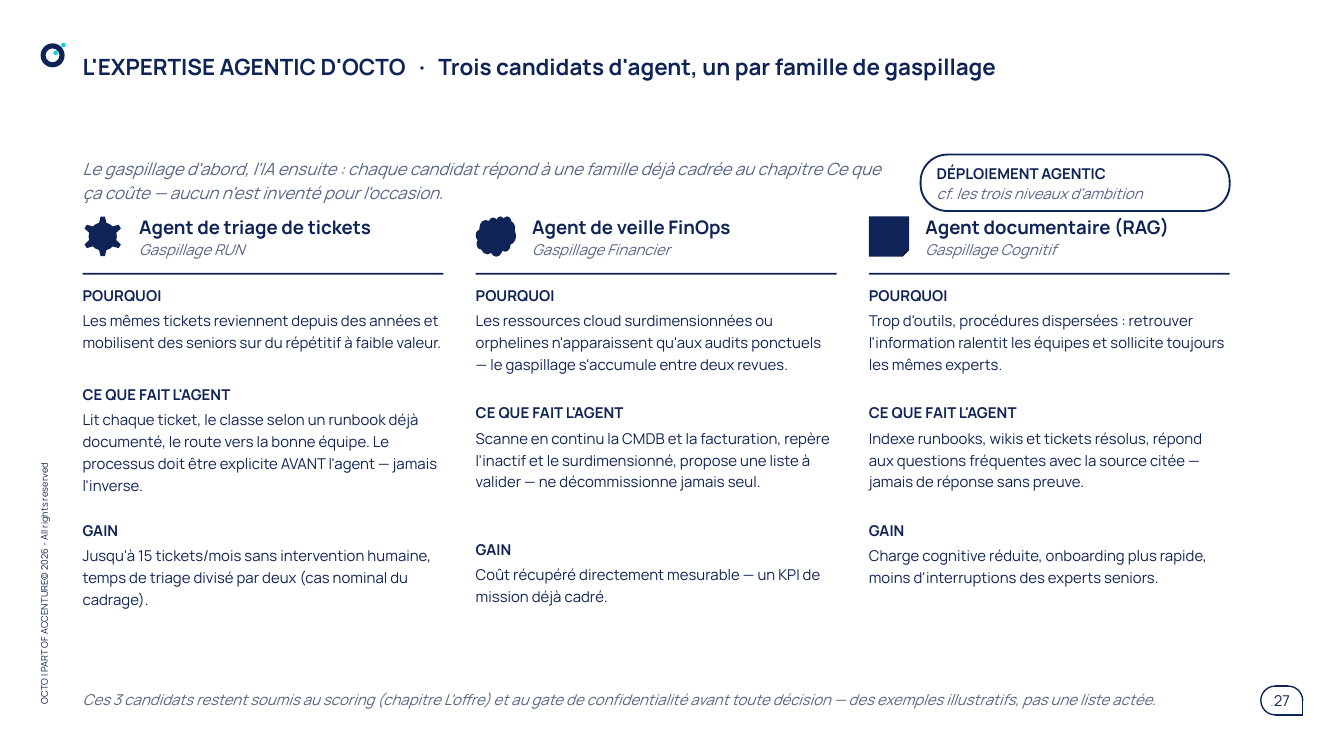
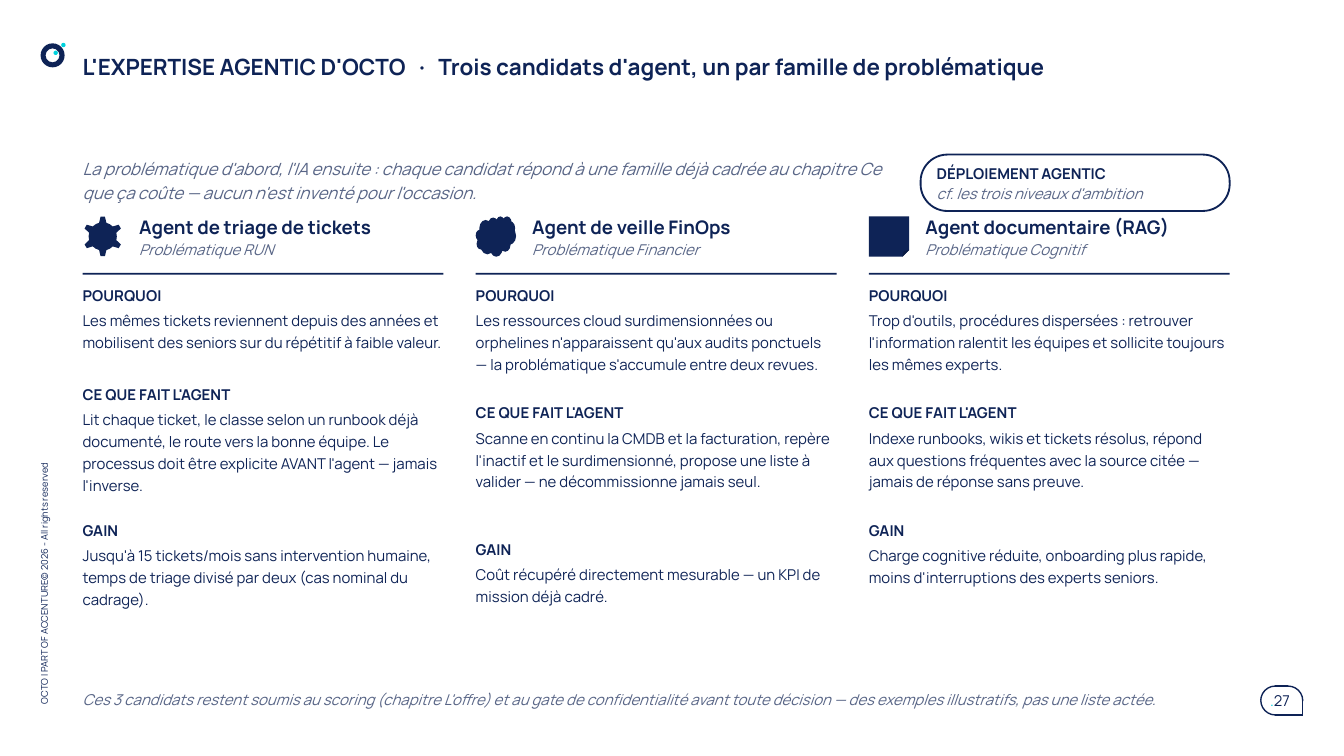
Before and after one commit to claudecamus-dot/Vscode3, a slide deck: slide 27 of docs/cadrage-ppt/bmad-iap-cadrage-synthese.pptx. Drawn at 1344x756 pixels with LibreOffice and Linux fonts; fonts in the diff are those of the drawing. Boxes give left, top, right and bottom in pixels: in the first picture for what was removed or moved away, otherwise in the second. Text is boxed around its words. In the diff, an @@ line names an element or a change of style, - is before the commit and + after.

```diff
--- a/docs/cadrage-ppt/bmad-iap-cadrage-synthese.pptx
+++ b/docs/cadrage-ppt/bmad-iap-cadrage-synthese.pptx
@@ title at [83,57,1044,81]: text changed @@
-L'EXPERTISE AGENTIC D'OCTO · Trois candidats d'agent, un par famille de gaspillage
+L'EXPERTISE AGENTIC D'OCTO · Trois candidats d'agent, un par famille de problématique
@@ text at [83,162,881,203]: text changed @@
-Le gaspillage d'abord, l'IA ensuite : chaque candidat répond à une famille déjà cadrée au chapitre Ce que ça coûte — aucun n'est inventé pour l'occasion.
+La problématique d'abord, l'IA ensuite : chaque candidat répond à une famille déjà cadrée au chapitre Ce que ça coûte — aucun n'est inventé pour l'occasion.
@@ text at [139,243,273,259]: text changed @@
-Gaspillage RUN
+Problématique RUN
@@ text at [532,243,699,259]: text changed @@
-Gaspillage Financier
+Problématique Financier
@@ text at [925,243,1085,259]: text changed @@
-Gaspillage Cognitif
+Problématique Cognitif
@@ text at [476,314,821,374]: text changed @@
-Les ressources cloud surdimensionnées ou orphelines n'apparaissent qu'aux audits ponctuels — le gaspillage s'accumule entre deux revues.
+Les ressources cloud surdimensionnées ou orphelines n'apparaissent qu'aux audits ponctuels — la problématique s'accumule entre deux revues.
```
Also in this commit, not shown: 16 other slides changed, 3 other files.
